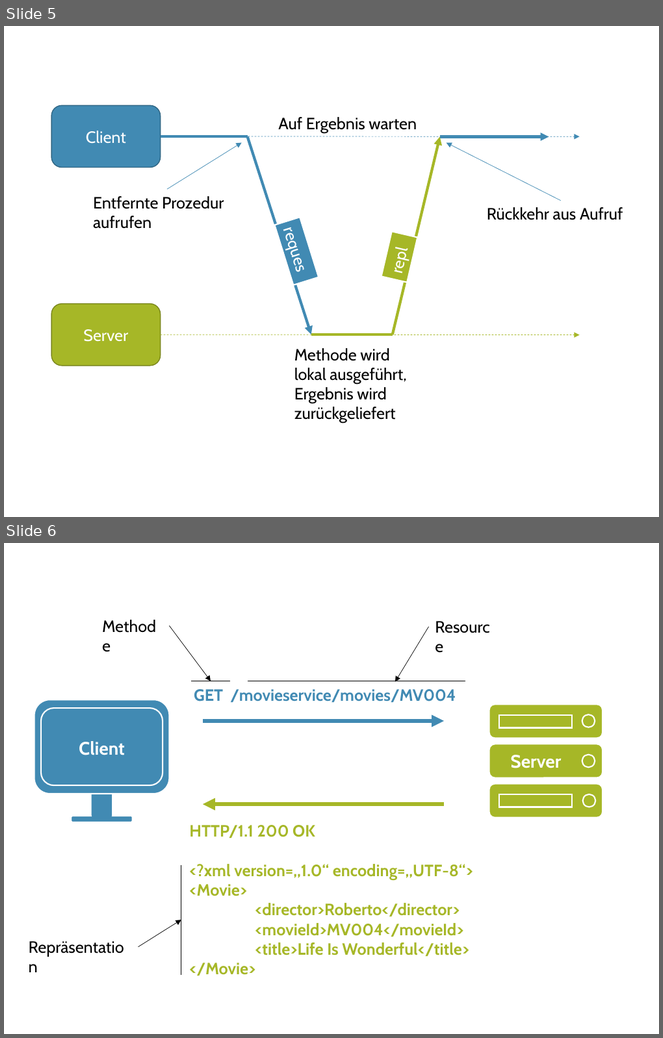
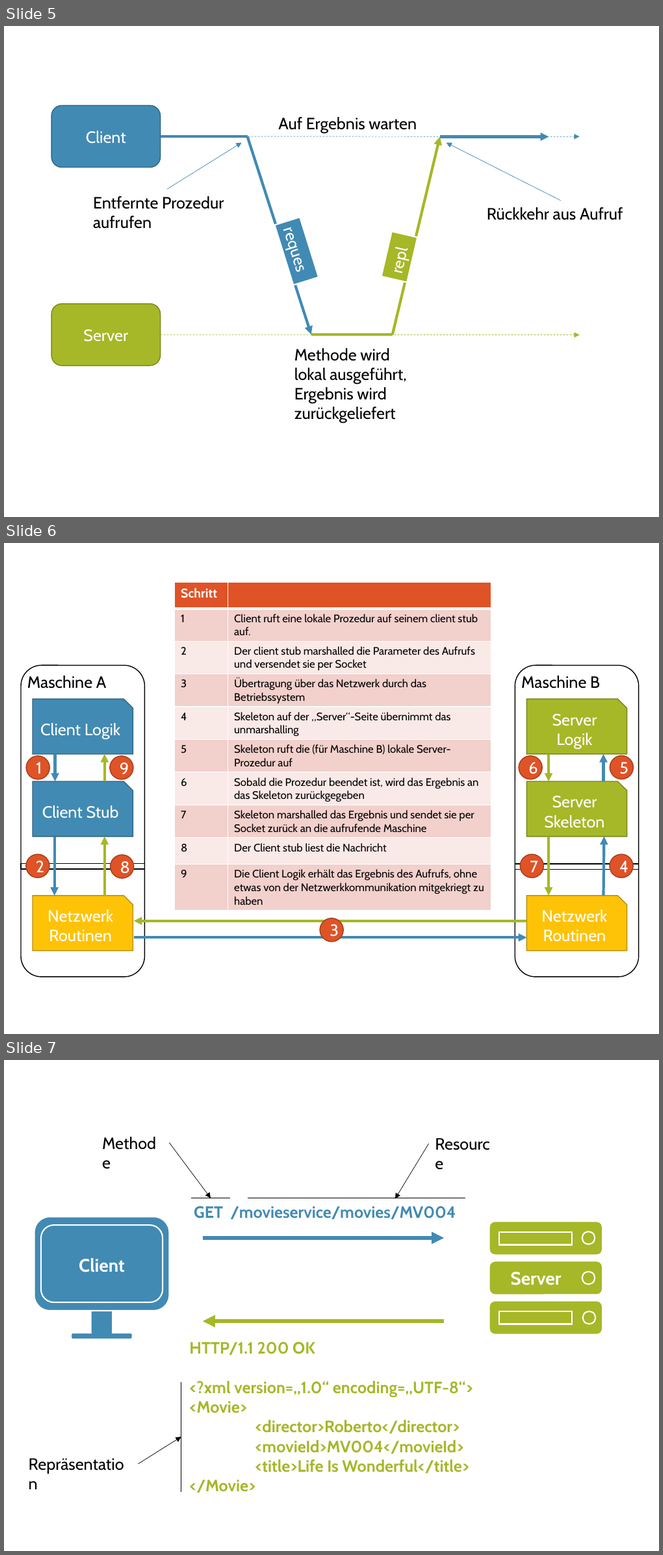
Before and after one commit to FabianWilms/hm-ba, a slide deck: images/ppt/graphics.pptx. Shown one above the other, each under a label of ours: slides 5 and 6 before the commit, slides 5, 6 and 7 after it. The pictures are 663x1038 and 663x1555 pixels, drawn with LibreOffice and Linux fonts; fonts in the diff are those of the drawing. Boxes give left, top, right and bottom in pixels: in the first picture for what was removed or moved away, otherwise in the second. Text is boxed around its words. In the diff, an @@ line names an element or a change of style, - is before the commit and + after.

```diff
--- a/images/ppt/graphics.pptx
+++ b/images/ppt/graphics.pptx
@@ slide 6 added at <box>4,543,659,1034</box>, background #FFFFFF @@
@@ table added at <box>174,582,492,910</box>, 10 rows, 2 columns @@
+Schritt | 
+1 | Client ruft eine lokale Prozedur auf seinem client stub auf.
+2 | Der client stub marshalled die Parameter des Aufrufs und versendet sie per Socket
+3 | Übertragung über das Netzwerk durch das Betriebssystem
+4 | Skeleton auf der „Server“-Seite übernimmt das unmarshalling
+5 | Skeleton ruft die (für Maschine B) lokale Server-Prozedur auf
+6 | Sobald die Prozedur beendet ist, wird das Ergebnis an das Skeleton zurückgegeben
+7 | Skeleton marshalled das Ergebnis und sendet sie per Socket zurück an die aufrufende Maschine
+8 | Der Client stub liest die Nachricht
+9 | Die Client Logik erhält das Ergebnis des Aufrufs, ohne etwas von der Netzwerkkommunikation mitgekriegt zu haben
@@ ellipse added at <box>26,756,50,780</box>, fill #DF5327, outline #A53D1D 1 pt, 18 pt, text #FFFFFF @@
+1
@@ ellipse added at <box>110,756,134,780</box>, fill #DF5327, outline #A53D1D 1 pt, 18 pt, text #FFFFFF @@
+9
@@ ellipse added at <box>519,756,543,780</box>, fill #DF5327, outline #A53D1D 1 pt, 18 pt, text #FFFFFF @@
+6
@@ ellipse added at <box>610,756,634,780</box>, fill #DF5327, outline #A53D1D 1 pt, 18 pt, text #FFFFFF @@
+5
@@ ellipse added at <box>26,854,50,878</box>, fill #DF5327, outline #A53D1D 1 pt, 18 pt, text #FFFFFF @@
+2
@@ group added at <box>21,665,145,977</box>: 4 arrows, 3 snip rects, 1 rounded rectangle, 1 text, 1 rectangle @@
+Maschine A
+Client Logik
+Client Stub
+Netzwerk Routinen
@@ ellipse added at <box>520,854,544,878</box>, fill #DF5327, outline #A53D1D 1 pt, 18 pt, text #FFFFFF @@
+7
@@ group added at <box>515,665,639,977</box>: 4 arrows, 3 snip rects, 1 rounded rectangle, 1 text, 1 rectangle @@
+Maschine B
+Server Logik
+Server Skeleton
+Netzwerk Routinen
@@ ellipse added at <box>610,854,634,878</box>, fill #DF5327, outline #A53D1D 1 pt, 18 pt, text #FFFFFF @@
+4
@@ ellipse added at <box>110,855,134,878</box>, fill #DF5327, outline #A53D1D 1 pt, 18 pt, text #FFFFFF @@
+8
@@ arrow added from (527, 921) to (134, 921), #A6B727 3 pt @@
@@ ellipse added at <box>320,919,343,942</box>, fill #DF5327, outline #A53D1D 1 pt, 18 pt, text #FFFFFF @@
+3
@@ arrow added from (134, 938) to (527, 938), #418AB3 3 pt @@
@@ what was slide 6 is now slide 7 @@
```
Also in this commit, not shown: 1 slide changed, 1 other slide added, 7 other files.
